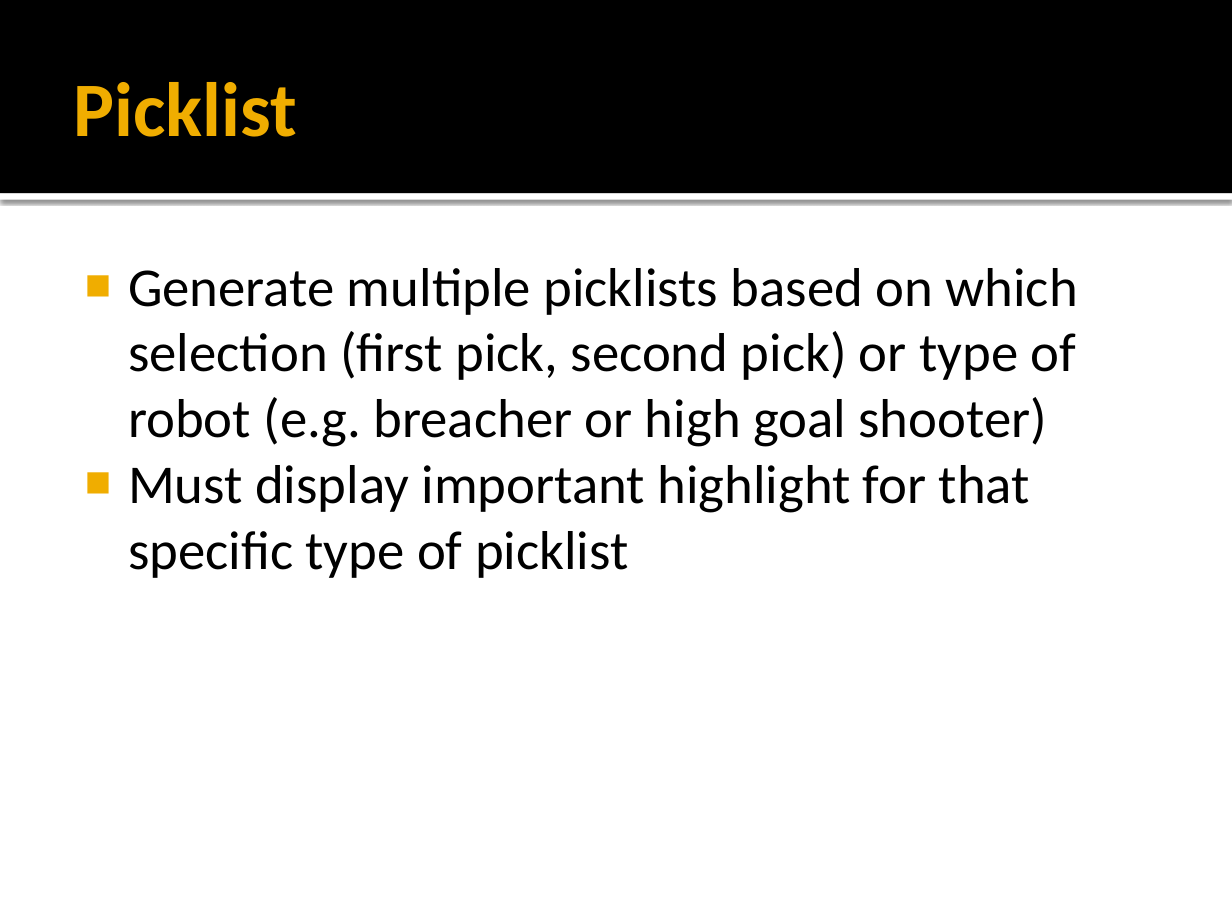
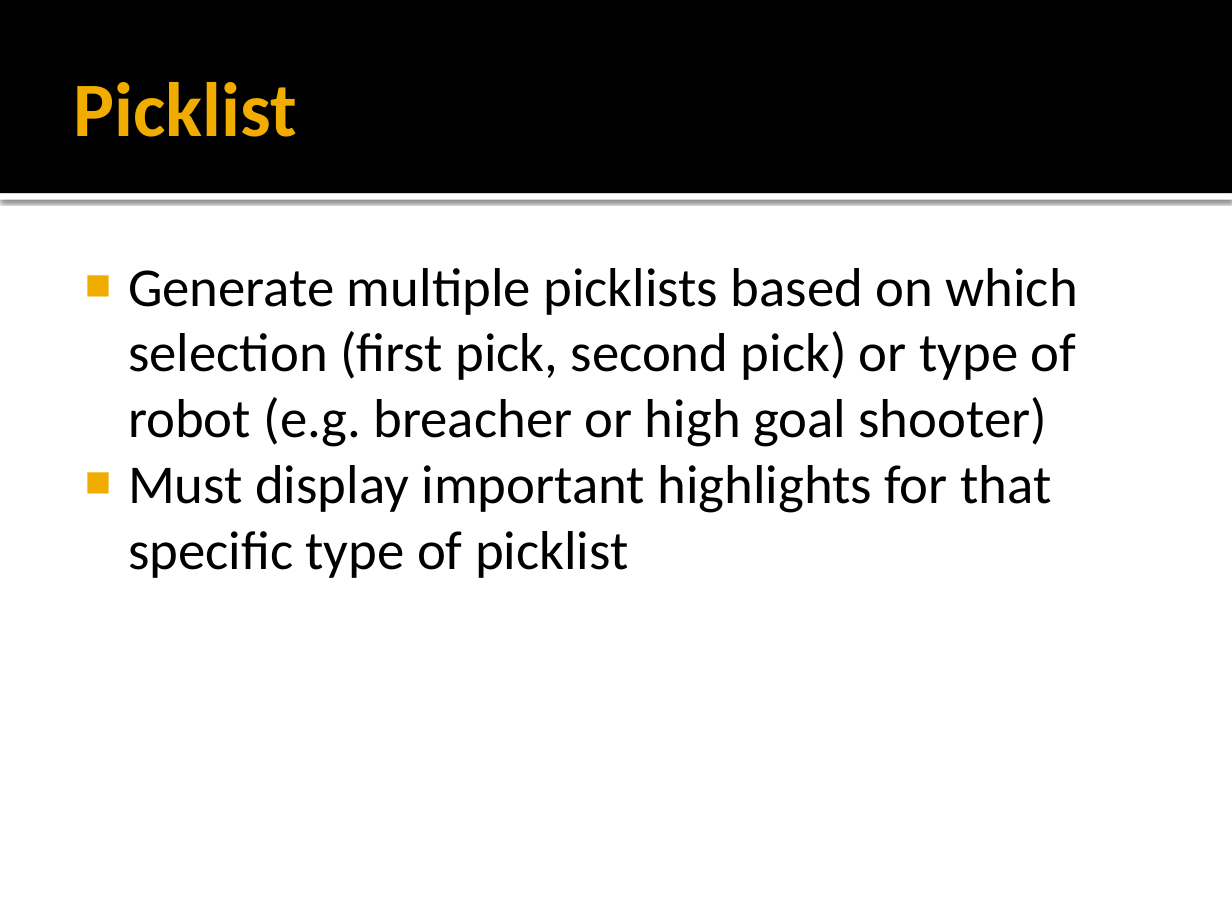
Before and after one commit to HVA-FRC-3824/AndroidLearning, a slide deck: slide 17 of Presentation.pptx (slide 13 before the commit). Drawn at 1232x924 pixels with LibreOffice and Linux fonts; fonts in the diff are those of the drawing. Boxes give left, top, right and bottom in pixels: in the first picture for what was removed or moved away, otherwise in the second. Text is boxed around its words. In the diff, an @@ line names an element or a change of style, - is before the commit and + after.

```diff
--- a/Presentation.pptx
+++ b/Presentation.pptx
@@ text at <box>128,465,1051,578</box>: text changed @@
-■ Must display important highlight for that specific type of picklist
+■ Must display important highlights for that specific type of picklist
```
Also in this commit, not shown: 3 other slides changed, 6 slides added, 1 slide removed, 9 other files.
